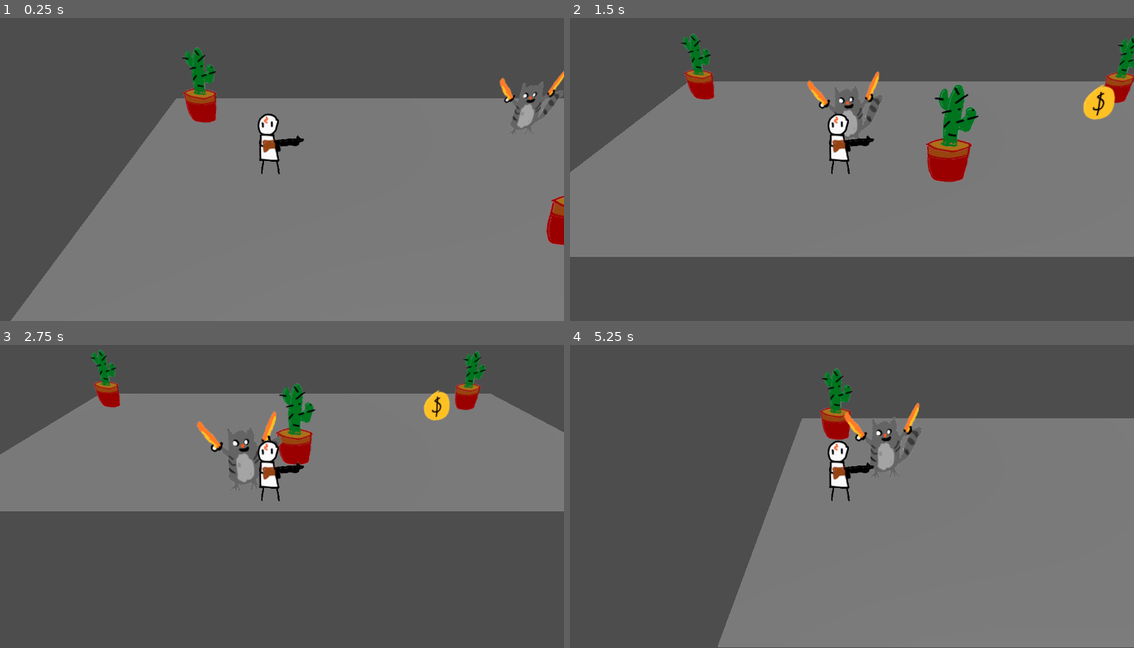
Above: before the commit, frames 1-4 (two rows, left to right).
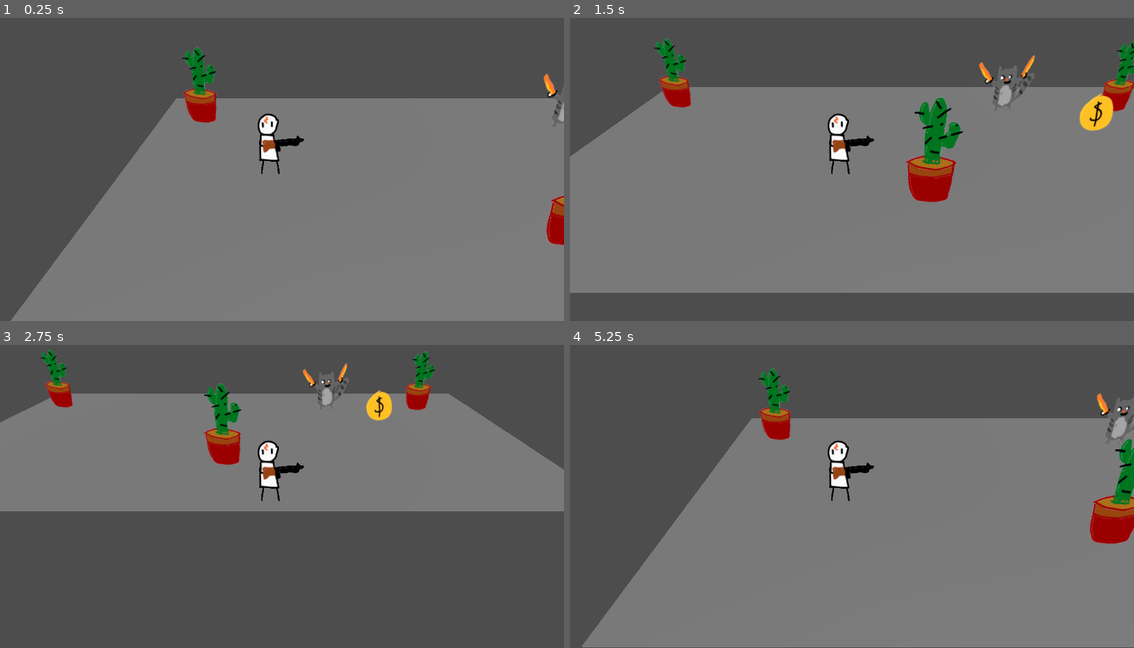
Above: after the commit, the same moments.

Repository: gmuGADIG/DEADSHOT
Game: Godot game, scene res://test_scenes/example_scene.tscn
The game is run twice, just before and just after one commit, with the same random seed, the same clock (stepped at 60 frames per second) and the same inputs.
Inputs:
- Up to frame 1 (0.25 s): no input
- Up to frame 2 (1.5 s): hold D (move_right) 0.53-1.28 s; hold S (move_down) from 1.28 s (still down)
- Up to frame 3 (2.75 s): release S (move_down) at 2.03 s; hold D (move_right) from 2.03 s (still down)
- Up to frame 4 (5.25 s): release D (move_right) at 2.78 s; hold W (move_up) 2.78-3.53 s; hold A (move_left) 3.53-5.03 s; hold S (move_down) from 5.03 s (still down)

The runs differ from the first frame. In frame 1, 0.7% of the frame differs, in the area x 88-100%, y 17-37%; in frame 2, 20%, in the area x 0-100%, y 5-91%; in frame 3, 8.8%; in frame 4, 16%.

Commit message:
fleshed out the structure of the enemy navigation script

Diff:
--- a/world/enemy/base/enemy_base.gd
+++ b/world/enemy/base/enemy_base.gd
@@ -1,21 +1,36 @@
 extends CharacterBody3D
 
+## Controls the speed of the enemy agent.
 @export var movement_speed : float = 10.0
+@export var player : CharacterBody3D # replace with better option later
+
 @onready var navigation_agent : NavigationAgent3D = $NavigationAgent3D
-@export var player : CharacterBody3D # replace with better option later
+
+# TODO: Facilitate different modes of movement, such as patrolling.
+# Refer to the GDD for all possible modes of movement.
 
 # Called when the node enters the scene tree for the first time.
 func _ready() -> void:
 	pass # Replace with function body.
 
+# Called every frame. 'delta' is the elapsed time since the previous frame.
+func _physics_process(_delta: float) -> void:
 
-# Called every frame. 'delta' is the elapsed time since the previous frame.
-func _physics_process(delta: float) -> void:
-	navigation_agent.target_position = player.position
+	# TODO: figure out whether or not it's computationally worth it to set the
+	# target every physics frame.
+
+	# Get the position to the next path checkpoint, then point velocity towards
+	# the checkpoint.
 	var next_position : Vector3 = navigation_agent.get_next_path_position()
 	var direction : Vector3 = global_position.direction_to(next_position)
 	velocity = direction * movement_speed
+
 	move_and_slide()
+	pass
+
+## Sets the movement target of this enemy agent.
+func set_movement_target(movement_target: Vector3) -> void:
+	navigation_agent.target_position = movement_target
 	pass
 
 func navigate() -> void:
Not shown, changed: temp_art/gartic/business_man.png.import
Not shown, changed: temp_art/gartic/cactus.png.import
Not shown, changed: temp_art/gartic/coin.png.import
Not shown, changed: temp_art/gartic/disco_ball.png.import
Not shown, changed: temp_art/gartic/doohickey.png.import
Not shown, changed: temp_art/gartic/duck.png.import
Not shown, changed: temp_art/gartic/fish_man.png.import
Not shown, changed: temp_art/gartic/garfunkle.png.import
Not shown, changed: temp_art/gartic/ghost_crying.png.import
Not shown, changed: temp_art/gartic/godot.png.import
Not shown, changed: temp_art/gartic/godot_dead.png.import
Not shown, changed: temp_art/gartic/gun.png.import
(and 7 more such lines)
